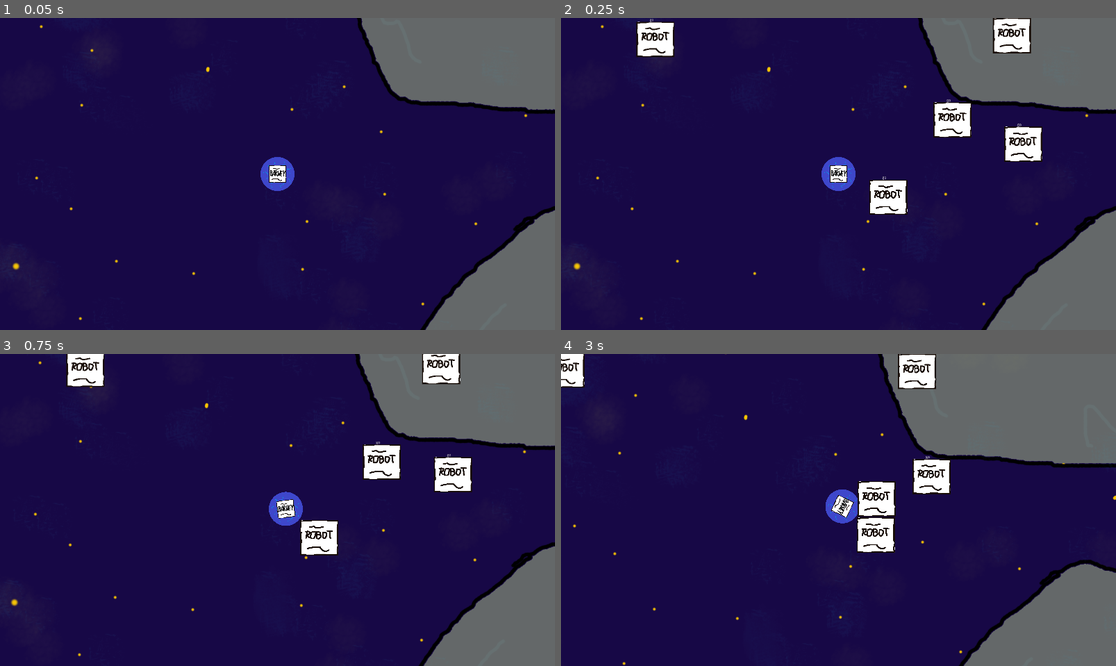
Above: before the commit, frames 1-4 (two rows, left to right).
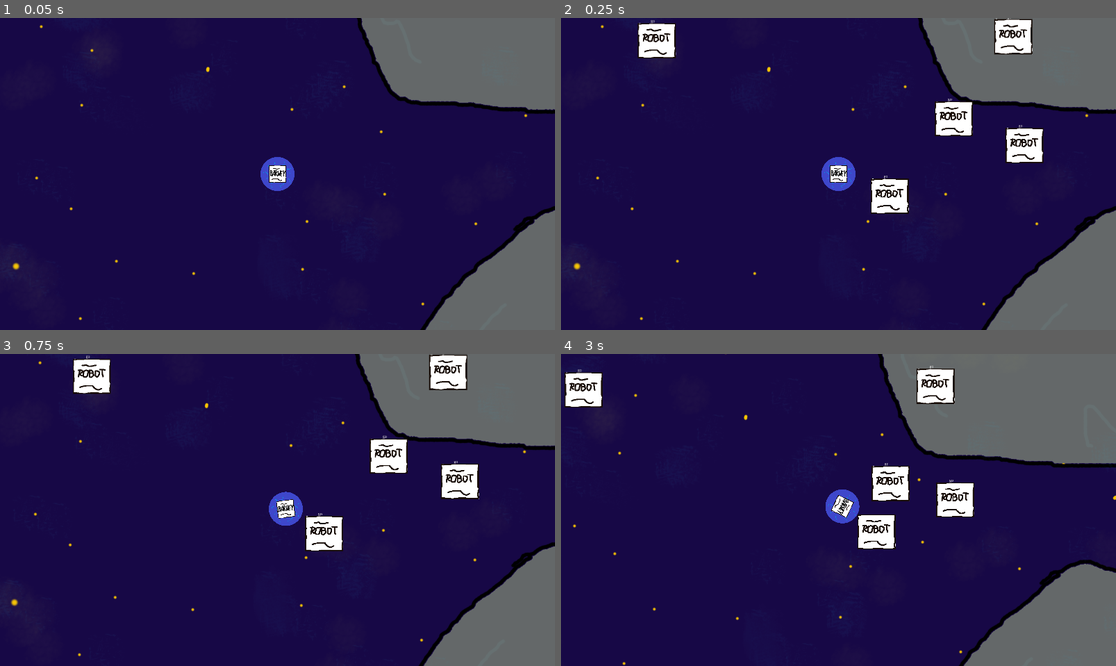
Above: after the commit, the same moments.

Repository: game-jam-team-gut/not-so-lonely
Game: Godot game, scene res://Space.tscn
Same seed, same stepped clock (60 frames per second), same inputs: the game is played once before the commit and once after it.
Inputs (mouse positions are in pixels of both pictures, inside the frame that each line leads up to):
- Up to frame 1 (0.05 s): no input
- Up to frame 2 (0.25 s): no input
- Up to frame 3 (0.75 s): move the mouse to (399, 494) at 0.52 s; press the mouse at (399, 494) at 0.53 s
- Up to frame 4 (3 s): move the mouse to (727, 525) at 1.27 s; release the mouse at (727, 525) at 1.28 s; click (727, 525) at 1.35 s; move the mouse to (894, 441) at 2.02 s; press the mouse at (894, 441) at 2.03 s; move the mouse to (810, 572) at 2.77 s; release the mouse at (810, 572) at 2.78 s; click (810, 572) at 2.85 s

Frame 1 is identical in both runs. In frame 2, 1.9% of the frame differs, in the area x 13-87%, y 0-64%; in frame 3, 3.5%; in frame 4, 5.0%, in the area x 0-75%, y 0-64%.

Commit message:
Modify foreign robots to use rigidbody

Diff:
--- a/ForeignRobot/ForeignRobot.gd
+++ b/ForeignRobot/ForeignRobot.gd
@@ -1,8 +1,10 @@
-extends KinematicBody2D
+extends RigidBody2D
 
 var direction_to_go = null
 var rng = RandomNumberGenerator.new()
 var camera #set by spawner
+var movement_force_max = 12
+var movement_force_min = 5
 
 func _ready():
 	pass
@@ -20,7 +22,10 @@
 	direction_to_go = camera.get_camera_position() + move_distance * delta * rand_sign
 
 func go():
-	move_and_collide((direction_to_go - position).normalized())
+	rng.randomize()
+	var strength = (direction_to_go - position).normalized() * rng.randi_range(movement_force_min,movement_force_max)
+	add_force(Vector2.ZERO, strength * 2)
+	add_central_force(strength)
 
 # Called every frame. 'delta' is the elapsed time since the previous frame.
 #func _process(delta):
--- a/ForeignRobot/ForeignRobotStateMachine.gd
+++ b/ForeignRobot/ForeignRobotStateMachine.gd
@@ -17,8 +17,6 @@
 			parent.idle()
 		states.choose_direction:
 			parent.choose_direction()
-		states.go:
-			parent.go()
 
 func _get_transition(delta):
 	match current_state:
@@ -32,7 +30,9 @@
 	return null;
 
 func _enter_state(new_state, old_state):
-	pass
+	match new_state:
+		states.go:
+			parent.go()
 
 func _exit_state(old_state, new_state):
 	pass
--- a/Space/ForeignRobot.tscn
+++ b/Space/ForeignRobot.tscn
@@ -10,7 +10,8 @@
 [sub_resource type="RectangleShape2D" id=2]
 extents = Vector2( 85.7504, 85.932 )
 
-[node name="ForeignRobot" type="KinematicBody2D"]
+[node name="ForeignRobot" type="RigidBody2D"]
+gravity_scale = 0.0
 script = ExtResource( 2 )
 
 [node name="foreign_robot" type="Sprite" parent="."]
